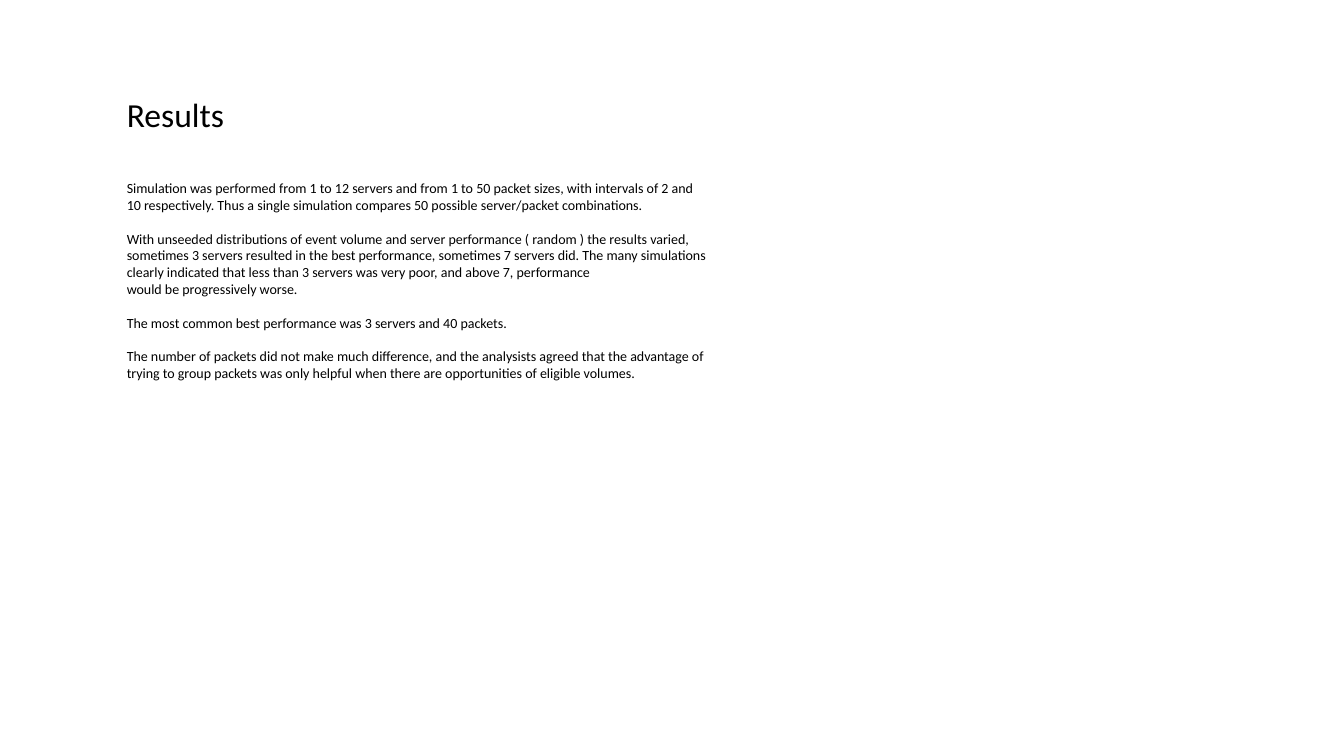
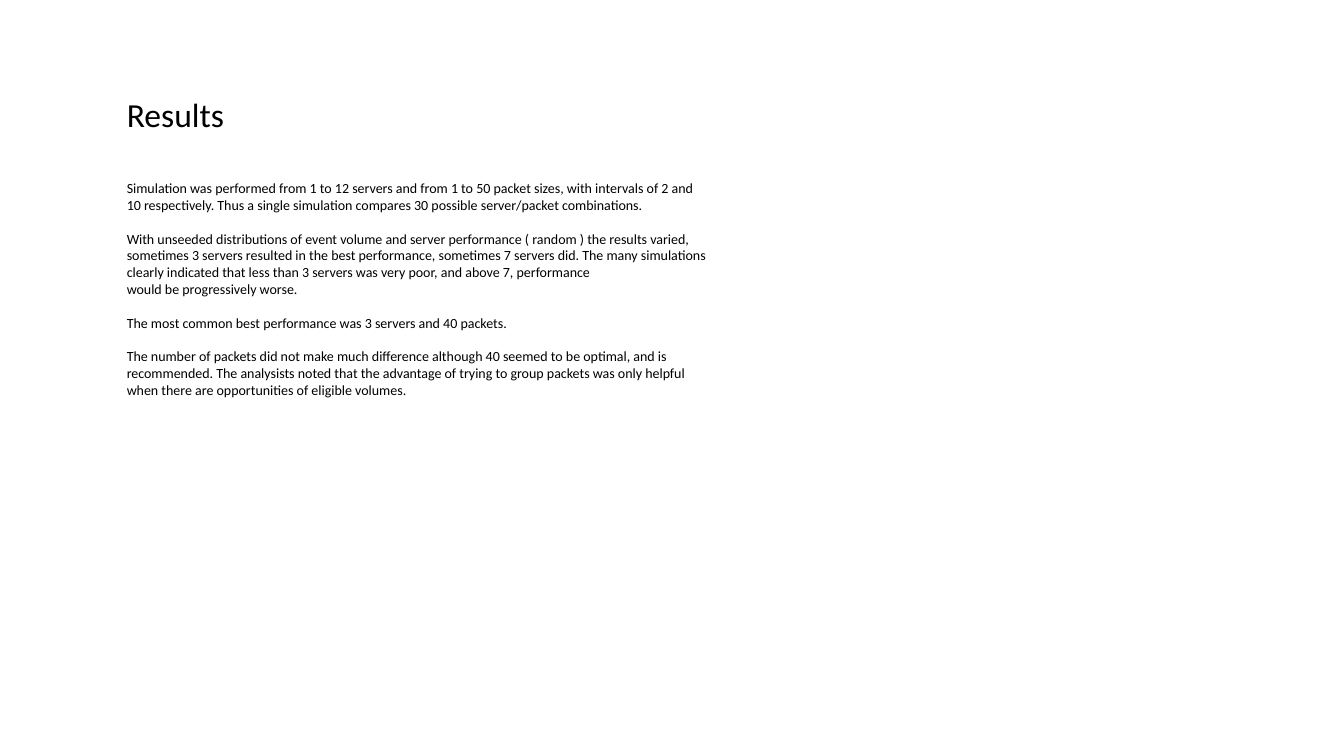
Before and after one commit to TheReallyBigApple/CunyAssignments, a slide deck: slide 10 of Data604/Data604_Project_ServerOptimization.pptx. Drawn at 1344x756 pixels with LibreOffice and Linux fonts; fonts in the diff are those of the drawing. Boxes give left, top, right and bottom in pixels: in the first picture for what was removed or moved away, otherwise in the second. Text is boxed around its words. In the diff, an @@ line names an element or a change of style, - is before the commit and + after.

Commit message:
Project

```diff
--- a/Data604/Data604_Project_ServerOptimization.pptx
+++ b/Data604/Data604_Project_ServerOptimization.pptx
@@ text at [127,183,693,213]: text changed @@
-Simulation was performed from 1 to 12 servers and from 1 to 50 packet sizes, with intervals of 2 and 10 respectively. Thus a single simulation compares 50 possible server/packet combinations.
+Simulation was performed from 1 to 12 servers and from 1 to 50 packet sizes, with intervals of 2 and 10 respectively. Thus a single simulation compares 30 possible server/packet combinations.
@@ text at [127,351,684,398]: text changed @@
-The number of packets did not make much difference, and the analysists agreed that the advantage of trying to group packets was only helpful when there are opportunities of eligible volumes.
+The number of packets did not make much difference although 40 seemed to be optimal, and is recommended. The analysists noted that the advantage of trying to group packets was only helpful when there are opportunities of eligible volumes.
```
